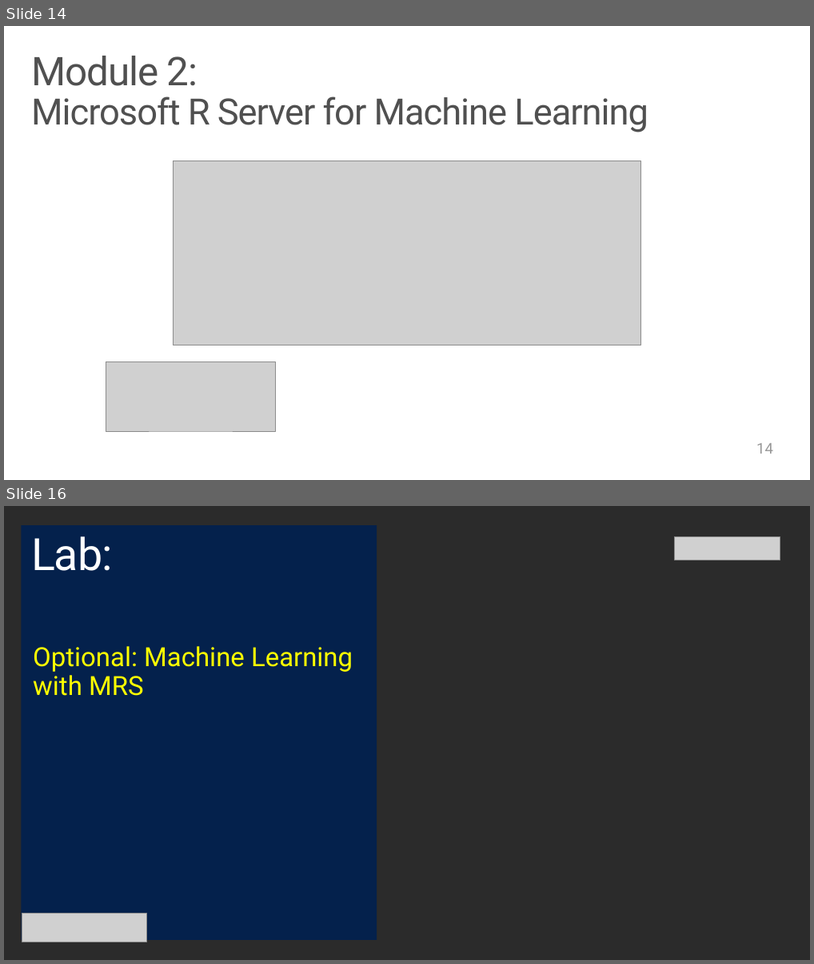
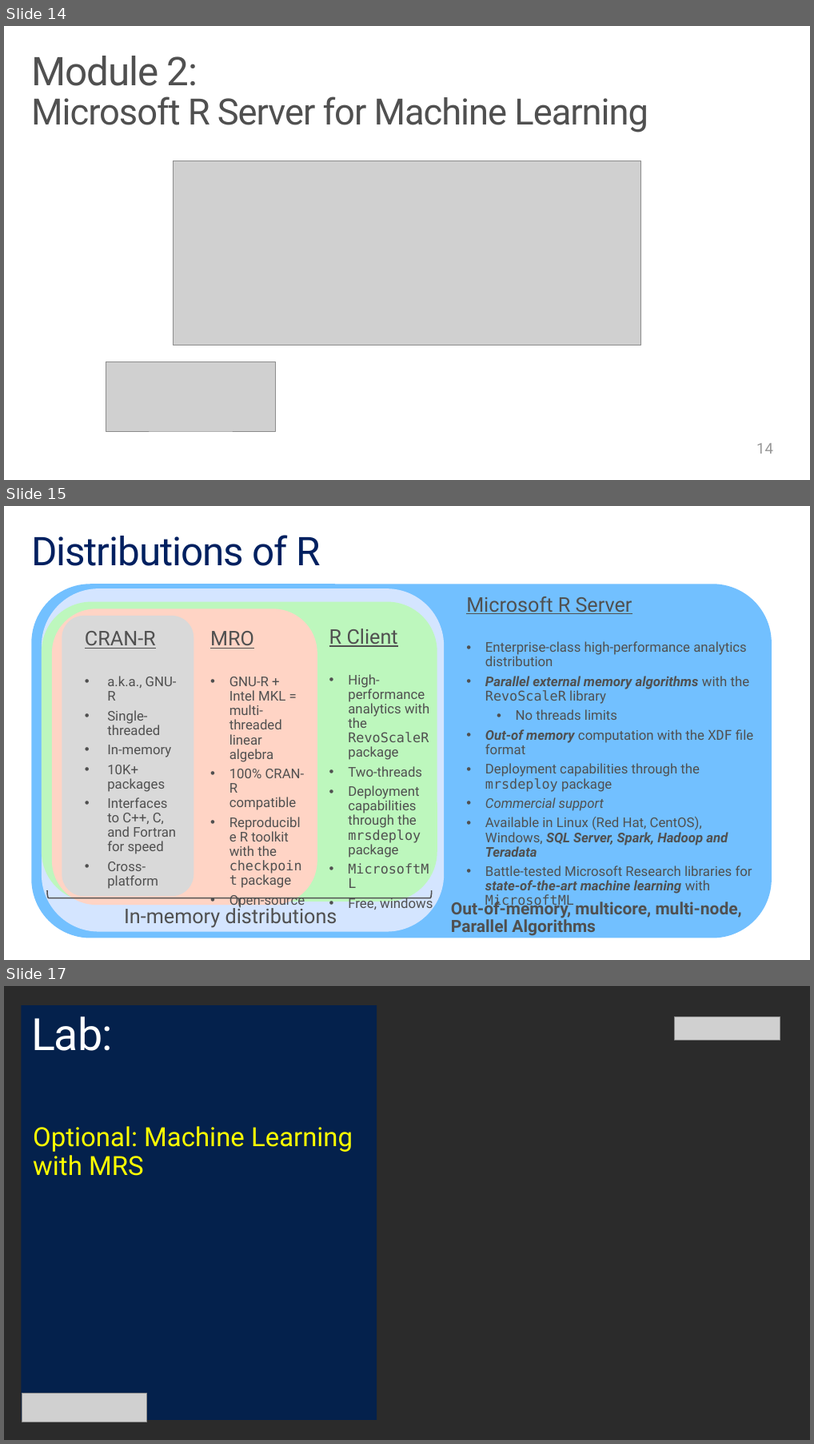
Before and after one commit to DebSarma/LearnAnalytics-CISFoundations, a slide deck: Instructor/CISW - Foundations Section 4.pptx. Shown one above the other, each under a label of ours: slides 14 and 16 before the commit, slides 14, 15 and 17 after it; the slides between them are not shown. The pictures are 814x964 and 814x1444 pixels, drawn with LibreOffice and Linux fonts; fonts in the diff are those of the drawing; grey boxes stand for pictures; background and template pictures are left out; a plain dark background stands for a picture behind light text. Boxes give left, top, right and bottom in pixels: in the first picture for what was removed or moved away, otherwise in the second. Text is boxed around its words. In the diff, an @@ line names an element or a change of style, - is before the commit and + after.

```diff
--- a/Instructor/CISW - Foundations Section 4.pptx
+++ b/Instructor/CISW - Foundations Section 4.pptx
@@ slide 15 added at (4,506,810,960), background #FFFFFF @@
@@ title added at (31,535,320,566), 48 pt, text #002060 @@
+Distributions of R
@@ rounded rectangle added at (31,584,772,938), fill #72C0FF @@
@@ rounded rectangle added at (42,588,444,931), fill #D4E5FF @@
@@ rounded rectangle added at (42,601,438,901), fill #BDF7BD @@
@@ text added at (466,596,754,908), 16.3 pt, text #505050 @@
+Microsoft R Server
+• Enterprise-class high-performance analytics distribution
+• Parallel external memory algorithms with the RevoScaleR library
+  • No threads limits
+• Out-of memory computation with the XDF file format
+• Deployment capabilities through the mrsdeploy package
+• Commercial support
+• Available in Linux (Red Hat, CentOS), Windows, SQL Server, Spark, Hadoop and Teradata
+• Battle-tested Microsoft Research libraries for state-of-the-art machine learning with MicrosoftML
@@ rounded rectangle added at (52,608,318,904), fill #FFD4C5 @@
@@ rounded rectangle added at (62,616,194,896), fill #D9D9D9 @@
@@ text added at (85,631,177,888), 16.3 pt, text #505050 @@
+CRAN-R
+• a.k.a., GNU-R
+• Single-threaded
+• In-memory
+• 10K+ packages
+• Interfaces to C++, C, and Fortran for speed
+• Cross-platform
@@ text added at (210,631,305,908), 16.3 pt, text #505050 @@
+MRO
+• GNU-R + Intel MKL = multi-threaded linear algebra
+• 100% CRAN-R compatible
+• Reproducible R toolkit with the checkpoint package
+• Open-source
@@ text added at (330,628,433,912), 16.3 pt, text #505050 @@
+R Client
+• High-performance analytics with the RevoScaleR package
+• Two-threads
+• Deployment capabilities through the mrsdeploy package
+• MicrosoftML
+• Free, windows
@@ right brace added at (47,890,432,905), outline #505050 1.5 pt @@
@@ text added at (124,905,338,928), 24.5 pt, text #505050 @@
+In-memory distributions
@@ text added at (451,898,742,936), 20.4 pt, text #505050, bold @@
+Out-of-memory, multicore, multi-node, Parallel Algorithms
@@ what was slide 16 is now slide 17 @@
```
Also in this commit, not shown: 1 other slide added, 1 slide removed.
